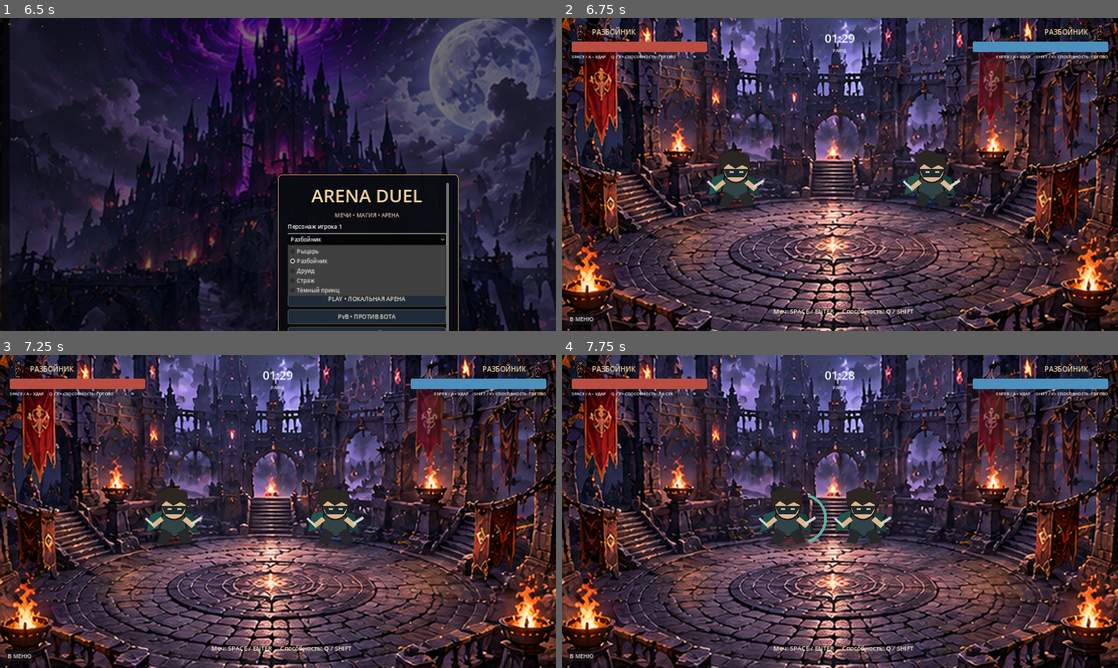
Above: before the commit, frames 1-4 (two rows, left to right).
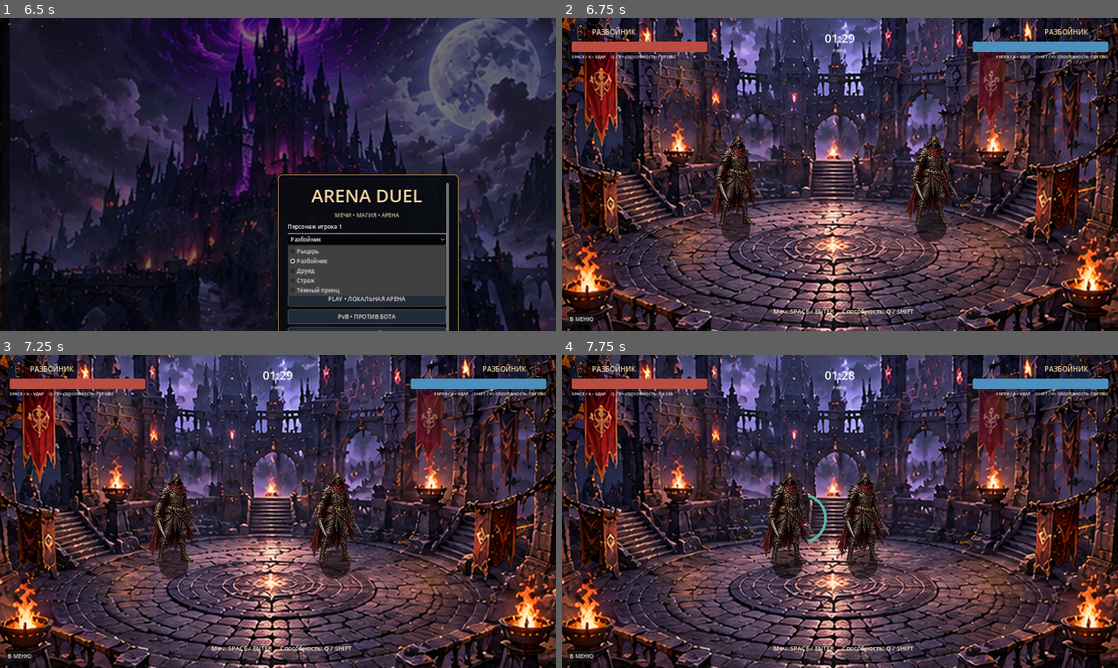
Above: after the commit, the same moments.

Repository: mamonovivan2012-debug/DUELPVP
Game: Godot game, scene res://scenes/main.tscn
Two runs of this game, one before a commit and one after it. Both use one fixed random seed, a clock stepped at 60 frames per second and the inputs below.
Inputs:
- Up to frame 1 (6.5 s): click "CAMPAIGN • СЮЖЕТНАЯ КАМПАНИЯ" at 0.5 s; click "CAMPAIGN • СЮЖЕТНАЯ КАМПАНИЯ" at 1.25 s; click "PLAY • ЛОКАЛЬНАЯ АРЕНА" at 2 s; click "PLAY • ЛОКАЛЬНАЯ АРЕНА" at 2.75 s; click "OK" at 3.5 s; click "Рыцарь" at 4.25 s; click "Разбойник" at 5 s; click "Разбойник" at 5.75 s
- Up to frame 2 (6.75 s): click "PvB • ПРОТИВ БОТА" at 6.5 s
- Up to frame 3 (7.25 s): no input
- Up to frame 4 (7.75 s): tap Enter at 7.25 s; hold D from 7.28 s (still down); hold Q from 7.28 s (still down); tap Space at 7.52 s

Frame 1 is identical in both runs. In frame 2, 3.4% of the frame differs, in the area x 26-72%, y 37-72%; in frame 3, 3.4%; in frame 4, 3.5%, in the area x 35-60%, y 37-72%.

Commit message:
Add files via upload

Diff:
--- a/scripts/main.gd
+++ b/scripts/main.gd
@@ -3,12 +3,14 @@
 const ARENA = preload("res://assets/dark_fantasy/arena_battle.png")
 const MENU_BACKDROP = preload("res://assets/dark_fantasy/menu_fortress.png")
 const CHAR_PORTRAITS = [preload("res://assets/dark_fantasy/portrait_knight.png"), preload("res://assets/dark_fantasy/po …(199 unchanged characters)…
+# High-resolution, transparent full-body character art. The original gameplay sprites
+# remain in assets/ for compatibility, but these unified illustrations are used in battle.
 const CHAR_TEXTURES = [
-    preload("res://assets/hero_red.png"),
-    preload("res://assets/hero_blue.png"),
-    preload("res://assets/hero_druid.png"),
-    preload("res://assets/hero_guardian.png"),
-    preload("res://assets/hero_dark_prince.png")
+    preload("res://assets/dark_fantasy/fighter_knight.png"),
+    preload("res://assets/dark_fantasy/fighter_rogue.png"),
+    preload("res://assets/dark_fantasy/fighter_druid.png"),
+    preload("res://assets/dark_fantasy/fighter_guardian.png"),
+    preload("res://assets/dark_fantasy/fighter_dark_prince.png")
 ]
 const CHAR_NAMES = ["Рыцарь", "Разбойник", "Друид", "Страж", "Тёмный принц"]
 const CHAR_COLORS = [Color("#d65b43"), Color("#56b6a0"), Color("#8bbd62"), Color("#d5a64d"), Color("#9b72d6")]
@@ -765,14 +767,15 @@
                 draw_polyline(points, Color(0.055,0.025,0.095,0.96*fade), 20.0, true)
                 draw_polyline(points, Color(0.48,0.25,0.72,0.9*fade), 5.0, true)
                 draw_circle(points[8], 8.0, Color(0.75,0.56,1.0,0.9*fade))
-    draw_circle(p1+Vector2(0,32),45,Color(0.65,0.12,0.10,0.22))
-    draw_circle(p2+Vector2(0,32),45,Color(0.12,0.38,0.78,0.22))
+    # Soft contact shadows anchor the illustrated fighters to the arena floor.
+    draw_circle(p1 + Vector2(0, 132), 43, Color(0.015, 0.012, 0.018, 0.58))
+    draw_circle(p2 + Vector2(0, 132), 43, Color(0.015, 0.012, 0.018, 0.58))
     if char1 == 4:
         _draw_prince_aura(p1)
     if char2 == 4:
         _draw_prince_aura(p2)
-    draw_texture(CHAR_TEXTURES[char1], p1-Vector2(96,96))
-    draw_texture(CHAR_TEXTURES[char2], p2-Vector2(96,96))
+    _draw_fighter(CHAR_TEXTURES[char1], p1)
+    _draw_fighter(CHAR_TEXTURES[char2], p2)
     if _is_dark_prince_empowered(0):
         draw_arc(p1, 76, 0, TAU, 48, Color("#bd91ff"), 5)
     if _is_dark_prince_empowered(1):
@@ -807,6 +810,20 @@
     draw_string(ThemeDB.fallback_font,Vector2(460,850),status_text,HORIZONTAL_ALIGNMENT_CENTER,700,18,Color("#fff0d0"))
     if roots[0] > 0: draw_string(ThemeDB.fallback_font,p1+Vector2(-25,-70),"ROOTED",HORIZONTAL_ALIGNMENT_CENTER,100,14,Color("#b4e47d"))
     if roots[1] > 0: draw_string(ThemeDB.fallback_font,p2+Vector2(-25,-70),"ROOTED",HORIZONTAL_ALIGNMENT_CENTER,100,14,Color("#b4e47d"))
+
+
+func _draw_fighter(texture: Texture2D, center: Vector2) -> void:
+    # Keep the source aspect ratio: no stretching, pixel enlargement, or card-frame crop.
+    var target_height := 276.0
+    var aspect := float(texture.get_width()) / maxf(1.0, float(texture.get_height()))
+    var target_width := target_height * aspect
+    var destination := Rect2(
+        center.x - target_width * 0.5,
+        center.y - target_height * 0.5 - 3.0,
+        target_width,
+        target_height
+    )
+    draw_texture_rect(texture, destination, false, Color.WHITE)
 
 
 func _update_campaign_event(delta: float) -> void:
Binary file added: assets/dark_fantasy/fighter_dark_prince.png
Binary file added: assets/dark_fantasy/fighter_druid.png
Binary file added: assets/dark_fantasy/fighter_guardian.png
Binary file added: assets/dark_fantasy/fighter_knight.png
Binary file added: assets/dark_fantasy/fighter_rogue.png
Not shown, changed: CHANGELOG.md
